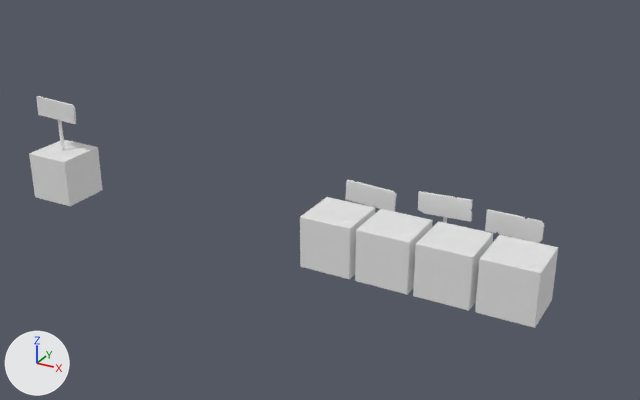
The Blender file models.blend, before and after one commit.
The view is the same before and after, from a 50 mm lens placed at (2.7, -25.5, 14.0), pointed at (-12.4, 1.9, 0.3). Every picture has the same lights, and +X, +Y and +Z are marked at lower left.

Names of what the first picture shows: 'Cube.001', 'Cube.006', 'Cube.008', 'Cube.010', 'Floor1', 'Floor2', 'Floor3', 'Floor4', 'Floor4.001', 'Sign 1.001', 'Sign 2'.
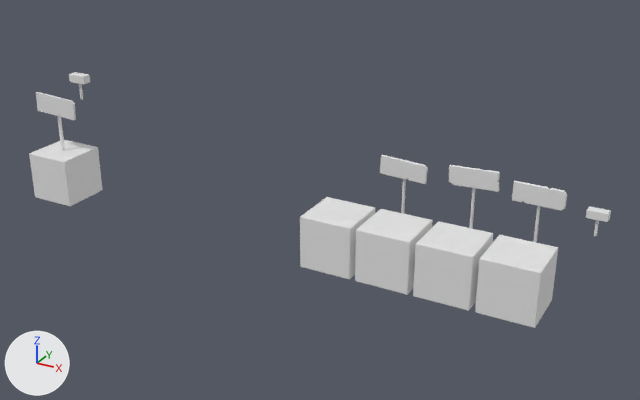
Location of each change, (x1, y1, x2, y2) in pixels of the pictures (640 x 400 px):
'Cube.010', deleted
    before: (485, 209, 544, 243)
'Sign 3', reshaped, moved (not visible before)
    after: (512, 181, 567, 242)
'Cube.008', deleted
    before: (418, 191, 473, 222)
'Sign 2', reshaped, moved
    before: (443, 217, 447, 223)
    after: (449, 165, 500, 228)
'Cube.006', deleted
    before: (345, 179, 396, 212)
'Sign 1', reshaped, moved (not visible before)
    after: (380, 155, 428, 214)
'Cube.001', moved
    before: (36, 96, 76, 124)
    after: (36, 92, 76, 120)
'Hammer', added
    after: (586, 207, 611, 236)
'Cube.007', added
    after: (69, 72, 90, 85)
'Sign 1.001', moved
    before: (58, 120, 65, 151)
    after: (57, 116, 65, 151)
'Cube.009', added
    after: (79, 84, 83, 100)
part 1 of me_cube_010, added
    after: (380, 155, 428, 184)
part 2 of me_cube_012, added
    after: (449, 165, 500, 192)
part 3 of me_cube_014, added
    after: (512, 181, 567, 211)

The edits, one by one:
me_cube_010 is used by ob_sign_1; location (-10.23, 2.0, -1.0).
me_cube_010 had 8 vertices, 6 faces and spanned x -0.05..0.05, y -0.05..0.05, z 0.0..2.05.
me_cube_010 now has 36 vertices, 29 faces and spans x -1.02..1.01, y -0.17..0.05, z 0.0..2.43.
me_cube_010 part 1: a new loose piece of 28 vertices spanning x -1.02..1.01, y -0.17..-0.05, z 1.54..2.43.
me_cube_012 is used by ob_sign_2; location (-7.32, 2.0, -1.0).
me_cube_012 had 8 vertices, 6 faces and spanned x -0.05..0.05, y -0.05..0.05, z 0.0..2.28.
me_cube_012 now has 30 vertices, 21 faces and spans x -1.02..1.02, y -0.17..0.05, z 0.0..2.62.
me_cube_012 part 2: a new loose piece of 22 vertices spanning x -1.02..1.02, y -0.17..-0.05, z 1.76..2.62.
me_cube_014 is used by ob_sign_3; location (-4.76, 2.0, -1.0).
me_cube_014 had 8 vertices, 6 faces and spanned x -0.05..0.05, y -0.05..0.05, z 0.0..2.0.
me_cube_014 now has 36 vertices, 26 faces and spans x -1.0..1.0, y -0.17..0.05, z 0.0..2.39.
me_cube_014 part 3: a new loose piece of 28 vertices spanning x -1.0..1.0, y -0.17..-0.05, z 1.58..2.39.
Mesh me_cube_022 is new.
It is a box spanning x -0.051..0.051, y -0.051..0.051, z 0.0..0.726.
Mesh me_cube_021 is new.
It has 16 vertices, 10 faces and spans x -0.4..0.4, y -0.173..0.173, z -0.173..0.173.
Mesh me_cube_020 is new.
It has 24 vertices, 16 faces and spans x -0.4..0.4, y -0.173..0.173, z 0.0..1.046.
Object 'Sign 1' (ob_sign_1) moves from (-10.23, 2.0, -1.0) to (-10.23, 5.0, -1.0).
Object 'Cube.006' (ob_cube_006) is deleted.
Object 'Sign 2' (ob_sign_2) moves from (-7.32, 2.0, -1.0) to (-7.32, 5.0, -1.0).
Object 'Cube.008' (ob_cube_008) is deleted.
Object 'Sign 3' (ob_sign_3) moves from (-4.76, 2.0, -1.0) to (-4.76, 5.0, -1.0).
Object 'Cube.010' (ob_cube_010) is deleted.
Object 'Sign 1.001' (ob_sign_1_001) moves from (-23.63, 0.0, 0.8) to (-23.63, 0.0, 0.98).
In object 'Cube.001' (ob_cube_001), matrix_parent_inverse goes from Matrix(((1.0, 0.0, 0.0, 10.23), (0.0, 1.0, 0.0, -2.0), (0.0, 0.0, 1.0, 1.0), (0.0, 0.0, 0.0, 1.0))) to Matrix(((1.0, 0.0, 0.0, 23.63), (0.0, 1.0, 0.0, 0.0), (0.0, 0.0, 1.0, -0.801), (0.0, 0.0, 0.0, 1.0))).
Object 'Cube.001' (ob_cube_001) moves from (-10.23, 1.89, 0.984) to (-23.63, -0.11, 2.785).
Object 'Cube.009' (ob_cube_009) is new; it shows me_cube_022.
Its location is (-22.22, -0.03, 3.43).
Its rotation in degrees is (0, -0.4, 0).
It gains a BEVEL modifier named 'Bevel'.
Modifier setting: width = 0.02.
Modifier setting: width_pct = 0.02.
Object 'Cube.007' (ob_cube_007) is new; it shows me_cube_021.
Its parent is ob_cube_009.
Its matrix parent inverse is Matrix(((1.0, 0.0, 0.0, 2.575), (0.0, 1.0, 0.0, -4.902), (0.0, 0.0, 1.0, 0.163), (0.0, 0.0, 0.0, 1.0))).
Its location is (-2.575, 4.902, 0.709).
It gains a BEVEL modifier named 'Bevel'.
Modifier setting: width = 0.02.
Modifier setting: width_pct = 0.02.
Object 'Hammer' (ob_hammer) is new; it shows me_cube_020.
Its location is (-2.57, 4.9, -0.16).
It gains a BEVEL modifier named 'Bevel'.
Modifier setting: width = 0.02.
Modifier setting: width_pct = 0.02.
